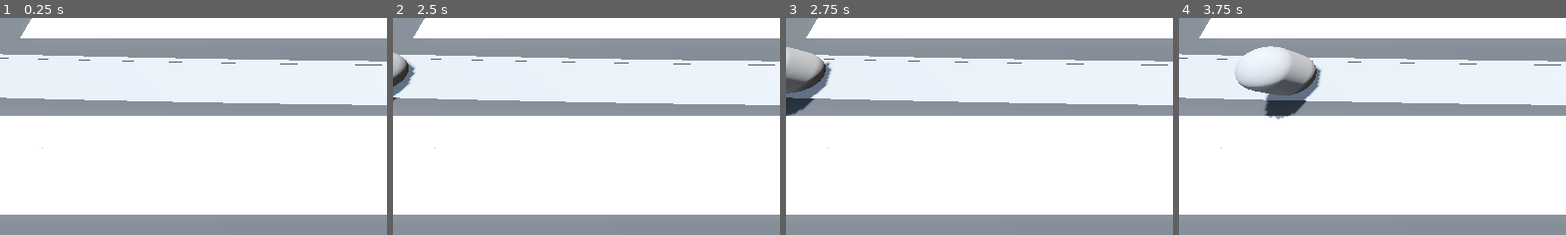
Above: before the commit, frames 1-4 (left to right).
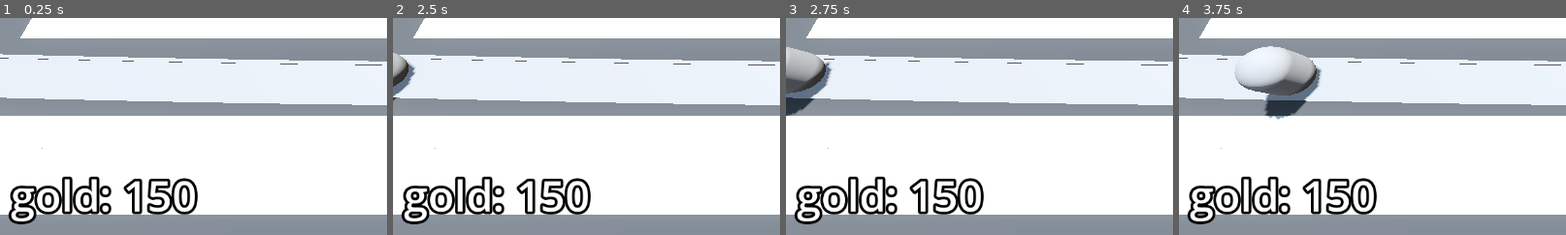
Above: after the commit, the same moments.

Repository: t04glovern/TinyTowerDefense
Game: Godot game, scene res://Levels/BaseLevel.tscn
Two runs of this game, one before a commit and one after it. Both use one fixed random seed, a clock stepped at 60 frames per second and the inputs below.
Inputs (mouse positions are % of the whole screen's width and height, from its top left):
- Up to frame 1 (0.25 s): no input
- Up to frame 2 (2.5 s): tap Enter at 0.5, 2 s; move the mouse to (72, 45) at 0.52 s; press the mouse at (72, 45) at 0.53 s; tap Space at 1.25 s; move the mouse to (30, 55) at 1.27 s; release the mouse at (30, 55) at 1.28 s; click (30, 55) at 1.35 s; move the mouse to (60, 28) at 2.02 s; press the mouse at (60, 28) at 2.03 s
- Up to frame 3 (2.75 s): no input
- Up to frame 4 (3.75 s): move the mouse to (45, 70) at 2.77 s; release the mouse at (45, 70) at 2.78 s; click (45, 70) at 2.85 s; move the mouse to (80, 65) at 3.52 s; press the mouse at (80, 65) at 3.53 s
The pictures show only the part of the screen within x 0-50%, y 50-100%; the shares and areas given below are measured in that part.

The runs differ from the first frame. In frame 1, 4.1% of the frame differs, in the area x 2-52%, y 72-96%; in frame 2, 4.1%; in frame 3, 4.1%; in frame 4, 4.1%.

Commit message:
53. Control Nodes and UI

Diff:
--- a/Levels/BaseLevel.tscn
+++ b/Levels/BaseLevel.tscn
@@ -7,6 +7,7 @@
 [ext_resource type="PackedScene" uid="uid://btse5h37wx5rm" path="res://Base/base.tscn" id="3_pct4n"]
 [ext_resource type="Script" path="res://turret_manager.gd" id="5_8oce3"]
 [ext_resource type="PackedScene" uid="uid://cp2lgmmanou8a" path="res://Turret/turret.tscn" id="6_ovc21"]
+[ext_resource type="Script" path="res://bank.gd" id="8_cjdta"]
 
 [sub_resource type="ProceduralSkyMaterial" id="ProceduralSkyMaterial_84nq5"]
 sky_horizon_color = Color(0.64625, 0.65575, 0.67075, 1)
@@ -30,6 +31,11 @@
 "tilts": PackedFloat32Array(0, 0, 0, 0, 0)
 }
 point_count = 5
+
+[sub_resource type="LabelSettings" id="LabelSettings_ofsob"]
+font_size = 64
+outline_size = 16
+outline_color = Color(0, 0, 0, 1)
 
 [node name="BaseLevel" type="Node3D"]
 
@@ -113,4 +119,24 @@
 turret = ExtResource("6_ovc21")
 enemy_path = NodePath("../EnemyPath")
 
+[node name="Bank" type="MarginContainer" parent="."]
+anchors_preset = 15
+anchor_right = 1.0
+anchor_bottom = 1.0
+grow_horizontal = 2
+grow_vertical = 2
+mouse_filter = 2
+theme_override_constants/margin_left = 16
+theme_override_constants/margin_top = 16
+theme_override_constants/margin_right = 16
+theme_override_constants/margin_bottom = 16
+script = ExtResource("8_cjdta")
+
+[node name="Label" type="Label" parent="Bank"]
+layout_mode = 2
+size_flags_horizontal = 0
+size_flags_vertical = 8
+text = "placeholder"
+label_settings = SubResource("LabelSettings_ofsob")
+
 [connection signal="timeout" from="EnemyPath/Timer" to="EnemyPath" method="spawn_enemy"]
--- /dev/null
+++ b/bank.gd
@@ -0,0 +1,15 @@
+extends MarginContainer
+
+
+@export var starting_gold: int = 150
+
+@onready var label: Label = $Label
+
+var gold: int:
+    set(gold_in):
+        gold = max(gold_in, 0)
+        label.text = "gold: " + str(gold)
+
+
+func _ready() -> void:
+    gold = starting_gold
Not shown: 1 places in Levels/BaseLevel.tscn that only renumber resources
